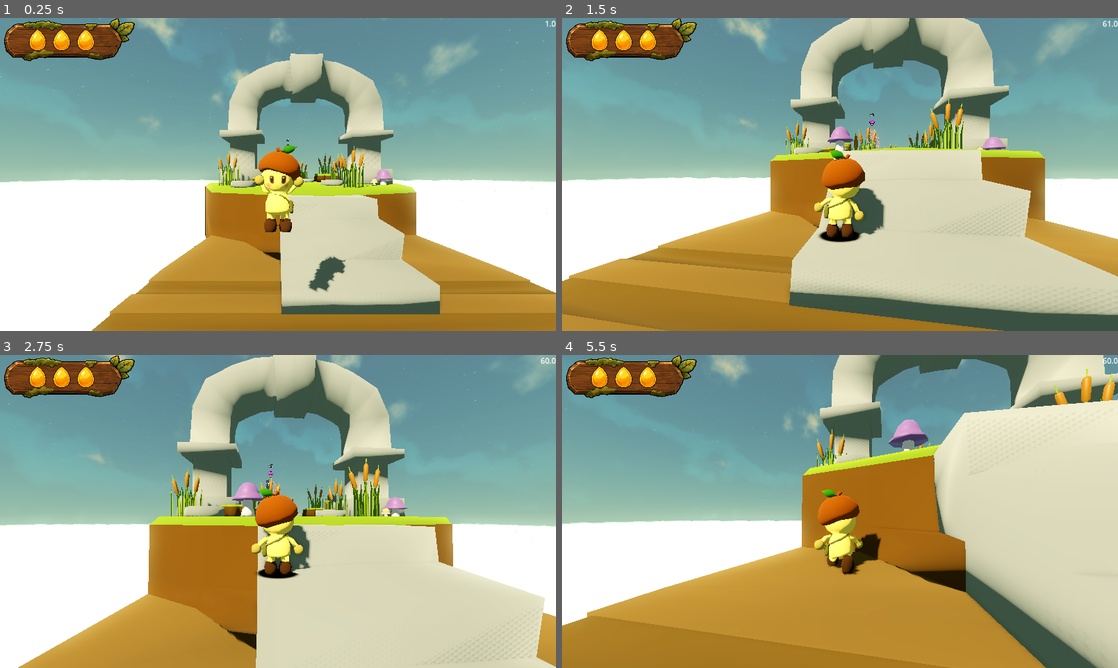
Above: before the commit, frames 1-4 (two rows, left to right).
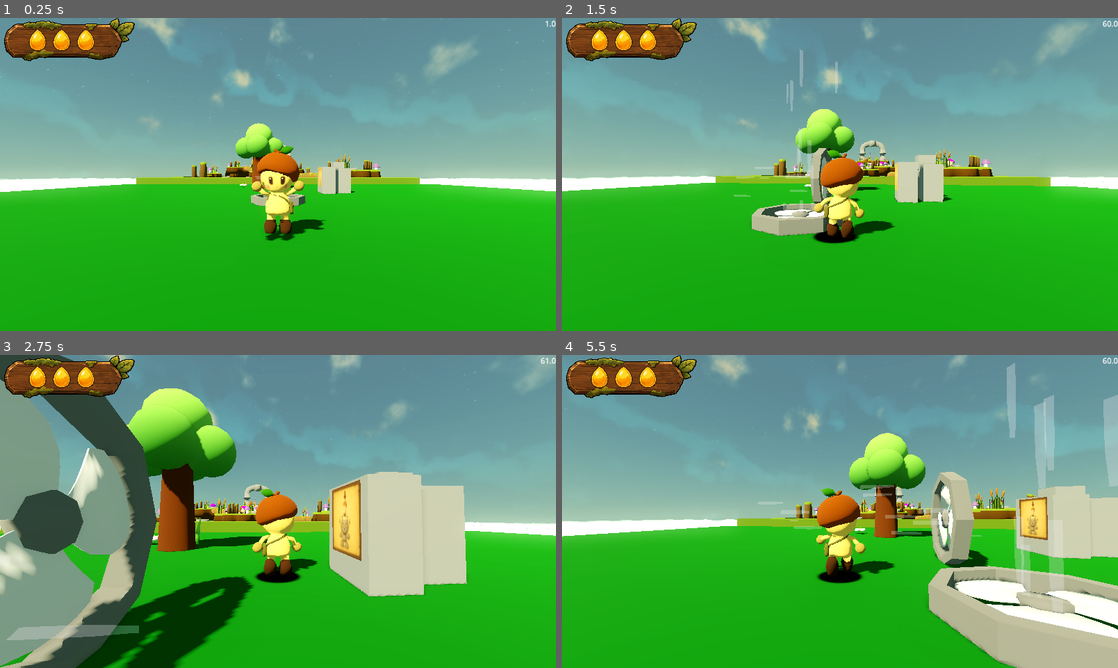
Above: after the commit, the same moments.

Repository: Dempsey845/the-courier
Game: Godot game, scene res://World/world.tscn
Two runs of this game, one before a commit and one after it. Both use one fixed random seed, a clock stepped at 60 frames per second and the inputs below.
Inputs (mouse positions are in pixels of both pictures, inside the frame that each line leads up to):
- Up to frame 1 (0.25 s): no input
- Up to frame 2 (1.5 s): move the mouse to (867, 174) at 0.52 s; hold W (move_forward) from 0.53 s (still down); tap E (interact) at 0.6 s; tap Space (jump) at 0.77 s; move the mouse to (812, 174) at 1.27 s; click (812, 174) at 1.35 s
- Up to frame 3 (2.75 s): keep holding W (move_forward); tap Space (jump) at 1.52 s; tap E (interact) at 1.55, 2.1 s; move the mouse to (289, 505) at 2.02 s
- Up to frame 4 (5.5 s): keep holding W (move_forward); move the mouse to (834, 517) at 2.77 s; tap E (interact) at 2.85, 3.8, 4.35, 5.1 s; tap Space (jump) at 3.02, 3.77, 4.52 s; move the mouse to (878, 514) at 3.52 s; click (878, 514) at 3.6 s; tap R (reload) at 4.15 s; move the mouse to (795, 508) at 4.27 s; move the mouse to (845, 511) at 5.02 s

The runs differ from the first frame. In frame 1, 54% of the frame differs, in the area x 0-100%, y 11-100%; in frame 2, 60%; in frame 3, 69%, in the area x 0-100%, y 0-100%; in frame 4, 65%.

Commit message:
Started creating the progress system, with killed enemies not respawning and non collected items respawning at their correct position.

Diff:
--- a/Player/player_item_manager.gd
+++ b/Player/player_item_manager.gd
@@ -11,9 +11,7 @@
 
 @onready var bubble_point: Marker3D = %BubblePoint
 
-var current_items: Dictionary[Item, int] = {
-	Item.Mushroom: 5
-}
+var current_items: Dictionary[Item, int] = {}
 
 var current_bubbles: Dictionary[Item, ItemBubble] = {}
 
--- /dev/null
+++ b/Systems/DataManager.gd
@@ -0,0 +1,6 @@
+extends Node
+
+var world_portal_activated: bool
+var player_world_start_position: Vector3 = Vector3(0, 0, -25.0)
+
+var world_started: bool
--- a/Systems/Items/item_collectible.gd
+++ b/Systems/Items/item_collectible.gd
@@ -6,8 +6,12 @@
 @onready var animation_player: AnimationPlayer = $AnimationPlayer
 @onready var collect_delay_timer: Timer = $CollectDelayTimer
 
+var index: int = -1
+
 func _ready() -> void:
     body_entered.connect(_on_body_entered)
+
+    index = WorldCollectibles.add_world_collectible(self, global_position)
 
 func _on_body_entered(body: Node3D):
     if body is Player and collect_delay_timer.is_stopped():
@@ -15,4 +19,11 @@
         await animation_player.animation_finished
         var item_manager: PlayerItemManager = body.get_node("PlayerItemManager")
         item_manager.add_item(item)
+
+        if index == -1:
+            push_error("World collectible not assigned")
+            return
+
+        WorldCollectibles.collectibles[index]["collected"] = true
+
         queue_free.call_deferred()
--- /dev/null
+++ b/Systems/enemy_spawner.gd
@@ -0,0 +1,7 @@
+class_name EnemySpawner
+extends Marker3D
+
+@export var enemy_type: WorldEnemies.EnemyType
+
+func _ready() -> void:
+    WorldEnemies.add_world_enemy(self, enemy_type)
--- /dev/null
+++ b/Systems/world_collectibles.gd
@@ -0,0 +1,35 @@
+extends Node
+
+var collectible_scenes: Dictionary[PlayerItemManager.Item, String] = {
+	PlayerItemManager.Item.Mushroom: "res://Systems/Items/mushroom_item_collectible.tscn"
+}
+
+var collectibles: Array[Dictionary]
+
+func add_world_collectible(collectible: ItemCollectible, position: Vector3):
+	for i in range(collectibles.size()):
+		var data = collectibles[i]
+		if data["position"] == position:
+			return i
+
+	var collectible_data = {
+		"type": collectible.item,
+		"position": position,
+		"collected": false
+	}
+
+	collectibles.append(collectible_data)
+
+	return collectibles.size() - 1
+
+func spawn_world_collectibles():
+	for collectible_data in collectibles:
+		if collectible_data["collected"]:
+			continue
+
+		var collectible_scene: PackedScene = load(collectible_scenes[collectible_data["type"]])
+		var item_collectible: ItemCollectible = collectible_scene.instantiate()
+
+		get_tree().current_scene.add_child(item_collectible)
+
+		item_collectible.global_position = collectible_data["position"]
--- /dev/null
+++ b/Systems/world_enemies.gd
@@ -0,0 +1,54 @@
+extends Node
+
+enum EnemyType
+{
+	Golem,
+	Puffcap,
+	Snapper
+}
+
+var enemy_scenes: Dictionary[EnemyType, PackedScene] = {
+	EnemyType.Golem: preload("res://Enemies/Golem/golem_enemy.tscn"),
+	EnemyType.Puffcap: preload("res://Enemies/Puffcap/puffcap_enemy.tscn"),
+	EnemyType.Snapper: preload("res://Enemies/Snapper/snapper_enemy.tscn")
+}
+
+var enemies: Array[Dictionary]
+
+func add_world_enemy(marker: Marker3D, enemy: EnemyType):
+	if DataManager.world_started:
+		return
+
+	var enemy_data = {
+		"type": enemy,
+		"position": marker.global_position,
+		"rotation": marker.global_rotation,
+		"killed": false
+	}
+
+	enemies.append(enemy_data)
+
+	return enemies.size() - 1
+
+func spawn_world_enemies(player: Player):
+	for i in range(enemies.size()):
+		var enemy = enemies[i]
+		if enemy["killed"]:
+			continue
+
+		var enemy_instance: Enemy = enemy_scenes[enemy["type"]].instantiate()
+		get_tree().current_scene.add_child(enemy_instance)
+
+		enemy_instance.global_position = enemy["position"]
+		enemy_instance.global_rotation = enemy["rotation"]
+		enemy_instance.target = player
+
+		enemy_instance.health.death.connect(func():
+			_on_enemy_death(enemy_instance)
+		)
+
+		enemy_instance.index = i
+
+
+func _on_enemy_death(enemy: Enemy):
+	enemies[enemy.index]["killed"] = true
--- a/World/Areas/FrogRealm/frog_realm.gd
+++ b/World/Areas/FrogRealm/frog_realm.gd
@@ -7,6 +7,8 @@
 var portal_transition: PortalTransitionUI
 
 func _ready() -> void:
+    DataManager.player_world_start_position = Vector3(0, 8.9, -152.0)
+
     var canvas_layer = player.get_node("CanvasLayer")
     portal_transition = canvas_layer.get_node("Container/PortalTransitionUI")
     portal_transition.set_portal_transition(1.0)
--- a/World/Areas/Ruins/shrine.gd
+++ b/World/Areas/Ruins/shrine.gd
@@ -6,9 +6,16 @@
 @onready var interact_area: InteractArea = $InteractArea
 
 func _ready() -> void:
-    interact_area.player_entered.connect(_on_player_entered)
-    interact_area.player_exited.connect(_on_player_exited)
-    interact_area.interacted.connect(_on_interacted)
+    if DataManager.world_portal_activated:
+        portal.open_portal()
+        portal.portal_entered.connect(func():
+            var player = get_tree().current_scene.get_node("Player")
+            _on_portal_entered(player)
+        )
+    else:
+        interact_area.player_entered.connect(_on_player_entered)
+        interact_area.player_exited.connect(_on_player_exited)
+        interact_area.interacted.connect(_on_interacted)
 
 func _on_interacted(player: Player):
     var item_manager: PlayerItemManager
@@ -18,12 +25,18 @@
     and item_manager.current_items[PlayerItemManager.Item.Mushroom] >= 5:
         item_bubble.hide_bubble()
         item_manager.remove_item(PlayerItemManager.Item.Mushroom, 5)
+
         portal.open_portal()
         portal.portal_entered.connect(func():
-            var canvas_layer = player.get_node("CanvasLayer")
-            var portal_transition: PortalTransitionUI = canvas_layer.get_node("Container/PortalTransitionUI")
-            portal_transition.enter_portal("res://World/Areas/FrogRealm/frog_realm.tscn")
+          _on_portal_entered(player)
         )
+
+        DataManager.world_portal_activated = true
+
+func _on_portal_entered(player: Player):
+    var canvas_layer = player.get_node("CanvasLayer")
+    var portal_transition: PortalTransitionUI = canvas_layer.get_node("Container/PortalTransitionUI")
+    portal_transition.enter_portal("res://World/Areas/FrogRealm/frog_realm.tscn")
 
 func _on_player_entered():
     if !portal.shown:
--- a/World/world.gd
+++ b/World/world.gd
@@ -11,8 +11,16 @@
 func _ready() -> void:
 	get_viewport().scaling_3d_scale = scale_3d
 
+	player.global_position = DataManager.player_world_start_position
+	DataManager.player_world_start_position = Vector3(0, 0, -25.0)
+
 	var canvas_layer = player.get_node("CanvasLayer")
 	portal_transition = canvas_layer.get_node("Container/PortalTransitionUI")
 
 	if portal_transition.get_portal_transition() == 1.0:
 		portal_transition.exit_portal()
+
+	await get_tree().create_timer(1.0).timeout
+	WorldEnemies.spawn_world_enemies(player)
+	WorldCollectibles.spawn_world_collectibles()
+	DataManager.world_started = true
--- a/World/world.tscn
+++ b/World/world.tscn
@@ -8,7 +8,6 @@
 [ext_resource type="Texture2D" uid="uid://4rlm2g5x5820" path="res://Enemies/Golem/golem_stomp_instruction.png" id="3_j8job"]
 [ext_resource type="PackedScene" uid="uid://c4qraqdt2f0hp" path="res://World/Areas/Swamp/mushroom_swamp_effect.tscn" id="3_oe8m4"]
 [ext_resource type="PackedScene" uid="uid://ceghomufoistc" path="res://World/Areas/Ruins/Bodies/ruins_start_platform.tscn" id="3_x0pyu"]
-[ext_resource type="PackedScene" uid="uid://du7tgosjqxyde" path="res://Enemies/Puffcap/puffcap_enemy.tscn" id="4_3f78f"]
 [ext_resource type="PackedScene" uid="uid://dem10o88fea0" path="res://World/cloud_platform.tscn" id="4_dg1ng"]
 [ext_resource type="PackedScene" uid="uid://cyaqell3bfqr2" path="res://World/Environment/Bodies/dirt_pillar_wide.tscn" id="4_h2aik"]
 [ext_resource type="PackedScene" uid="uid://h2bnamg205h1" path="res://World/Areas/Swamp/tree_log_swamp.tscn" id="4_lo5ox"]
@@ -24,6 +23,7 @@
 [ext_resource type="PackedScene" uid="uid://cl1wysfuxby3q" path="res://NPC/Wisp/wisp_npc.tscn" id="8_eidgh"]
 [ext_resource type="PackedScene" uid="uid://ciw84m3tiix01" path="res://World/Environment/Bodies/puffcap_base.tscn" id="8_oeat8"]
 [ext_resource type="PackedScene" uid="uid://fmmropord2sc" path="res://World/Environment/Bodies/frog_base.tscn" id="10_5xkvv"]
+[ext_resource type="Script" uid="uid://uaatf3j3db7p" path="res://Systems/enemy_spawner.gd" id="11_3ql07"]
 [ext_resource type="PackedScene" uid="uid://g6qjr8aewopi" path="res://World/Areas/Swamp/lillypad.tscn" id="11_lo5ox"]
 [ext_resource type="PackedScene" uid="uid://gitm3rb6yty2" path="res://World/Environment/Bodies/cloud_carrier.tscn" id="13_kcyjf"]
 [ext_resource type="Shader" uid="uid://c48cwtn0k43tk" path="res://World/water.gdshader" id="19_xw5lg"]
@@ -1098,25 +1098,35 @@
 material_override = SubResource("StandardMaterial3D_njqwk")
 mesh = SubResource("BoxMesh_xrivr")
 
-[node name="PuffcapEnemy" parent="NavigationRegion3D" unique_id=685929452 node_paths=PackedStringArray("target") instance=ExtResource("4_3f78f")]
-transform = Transform3D(0.258819, 0, -0.9659258, 0, 1, 0, 0.9659258, 0, 0.258819, -1.9396076, 2.3999999, -77.86061)
-target = NodePath("../../Player")
-
-[node name="PuffcapEnemy2" parent="NavigationRegion3D" unique_id=240667530 node_paths=PackedStringArray("target") instance=ExtResource("4_3f78f")]
-transform = Transform3D(-0.86602545, 0, -0.50000006, 0, 1, 0, 0.50000006, 0, -0.86602545, -12.5169735, 4.0999985, -95.29017)
-target = NodePath("../../Player")
-
-[node name="PuffcapEnemy3" parent="NavigationRegion3D" unique_id=1478375136 node_paths=PackedStringArray("target") instance=ExtResource("4_3f78f")]
-transform = Transform3D(0.258819, 0, -0.9659258, 0, 1, 0, 0.9659258, 0, 0.258819, 4.0603924, 3.3999999, -91.86061)
-target = NodePath("../../Player")
-
-[node name="PuffcapEnemy4" parent="NavigationRegion3D" unique_id=218814760 node_paths=PackedStringArray("target") instance=ExtResource("4_3f78f")]
-transform = Transform3D(0.8660254, 0, -0.5, 0, 1, 0, 0.5, 0, 0.8660254, 15.516999, 2.3999999, -64.90983)
-target = NodePath("../../Player")
-
-[node name="PuffcapEnemy5" parent="NavigationRegion3D" unique_id=1529748673 node_paths=PackedStringArray("target") instance=ExtResource("4_3f78f")]
+[node name="EnemySpawner" type="Marker3D" parent="NavigationRegion3D" unique_id=1936923661]
+transform = Transform3D(0.258819, 0, -0.9659258, 0, 1, 0, 0.9659258, 0, 0.258819, -1.9396057, 2.3999999, -77.86061)
+script = ExtResource("11_3ql07")
+enemy_type = 1
+metadata/_custom_type_script = "uid://uaatf3j3db7p"
+
+[node name="EnemySpawner2" type="Marker3D" parent="NavigationRegion3D" unique_id=394791149]
+transform = Transform3D(-0.86602545, 0, -0.50000006, 0, 1, 0, 0.50000006, 0, -0.86602545, -12.516975, 4.0999985, -95.29017)
+script = ExtResource("11_3ql07")
+enemy_type = 1
+metadata/_custom_type_script = "uid://uaatf3j3db7p"
+
+[node name="EnemySpawner3" type="Marker3D" parent="NavigationRegion3D" unique_id=1203899371]
+transform = Transform3D(0.258819, 0, -0.9659258, 0, 1, 0, 0.9659258, 0, 0.258819, 4.0603943, 3.3999999, -91.86061)
+script = ExtResource("11_3ql07")
+enemy_type = 1
+metadata/_custom_type_script = "uid://uaatf3j3db7p"
+
+[node name="EnemySpawner4" type="Marker3D" parent="NavigationRegion3D" unique_id=1140111998]
+transform = Transform3D(0.8660254, 0, -0.5, 0, 1, 0, 0.5, 0, 0.8660254, 15.516998, 2.3999999, -64.90983)
+script = ExtResource("11_3ql07")
+enemy_type = 1
+metadata/_custom_type_script = "uid://uaatf3j3db7p"
+
+[node name="EnemySpawner5" type="Marker3D" parent="NavigationRegion3D" unique_id=1957481696]
 transform = Transform3D(1, 0, 0, 0, 1, 0, 0, 0, 1, 0, 5.100001, -133.2)
-target = NodePath("../../Player")
+script = ExtResource("11_3ql07")
+enemy_type = 1
+metadata/_custom_type_script = "uid://uaatf3j3db7p"
 
 [node name="SwampArea" type="Node3D" parent="NavigationRegion3D" unique_id=1540419995]
 transform = Transform3D(1, 0, 0, 0, 1, 0, 0, 0, 1, 0, -24, -81)
@@ -1198,6 +1208,10 @@
 
 [node name="FrogBase" parent="NavigationRegion3D/SwampArea" unique_id=1909349785 instance=ExtResource("10_5xkvv")]
 transform = Transform3D(-4.371139e-08, 0, 1, 0, 1, 0, -1, 0, -4.371139e-08, -1.136496e-06, 28.9, -59)
+
+[node name="PlayerPortalStartPosition" type="Marker3D" parent="NavigationRegion3D/SwampArea/FrogBase" unique_id=1445250135]
+transform = Transform3D(-4.371139e-08, 0, 1, 0, 1, 0, -1, 0, -4.371139e-08, -1.6610327e-06, 8.9, -152)
+top_level = true
 
 [node name="Lillypad" parent="NavigationRegion3D/SwampArea" unique_id=1060873832 node_paths=PackedStringArray("water") instance=ExtResource("11_lo5ox")]
 transform = Transform3D(0.25881907, 0, 0.9659258, 0, 1, 0, -0.9659258, 0, 0.25881907, 7, 24.7, 20)
@@ -1352,3 +1366,6 @@
 [node name="CollisionShape3D" type="CollisionShape3D" parent="ZoneAreas/SwampZoneArea" unique_id=1292204990]
 transform = Transform3D(1, 0, 0, 0, 1, 0, 0, 0, 1, 0, 0, -1.3000001)
 shape = SubResource("BoxShape3D_13qdw")
+
+[node name="Marker3D" type="Marker3D" parent="." unique_id=984720141]
+transform = Transform3D(1, 0, 0, 0, 1, 0, 0, 0, 1, 0, 0, -25)
--- a/enemy.gd
+++ b/enemy.gd
@@ -72,6 +72,8 @@
 
 var wait_remaining: float = 0.0
 
+var index: int
+
 func _ready() -> void:
 	navigation_agent.path_desired_distance = 1.2
 	navigation_agent.target_desired_distance = 1.2
--- a/project.godot
+++ b/project.godot
@@ -14,6 +14,12 @@
 run/main_scene="uid://bj3ripvo7qsjp"
 config/features=PackedStringArray("4.7", "Forward Plus")
 config/icon="res://icon.svg"
+
+[autoload]
+
+DataManager="*uid://046v31w0q4br"
+WorldEnemies="*uid://b1o3sontcatfx"
+WorldCollectibles="*uid://bcdb3sbvjlxos"
 
 [display]
 
Not shown, added: Systems/DataManager.gd.uid
Not shown, added: Systems/enemy_spawner.gd.uid
Not shown, added: Systems/world_collectibles.gd.uid
Not shown, added: Systems/world_enemies.gd.uid
